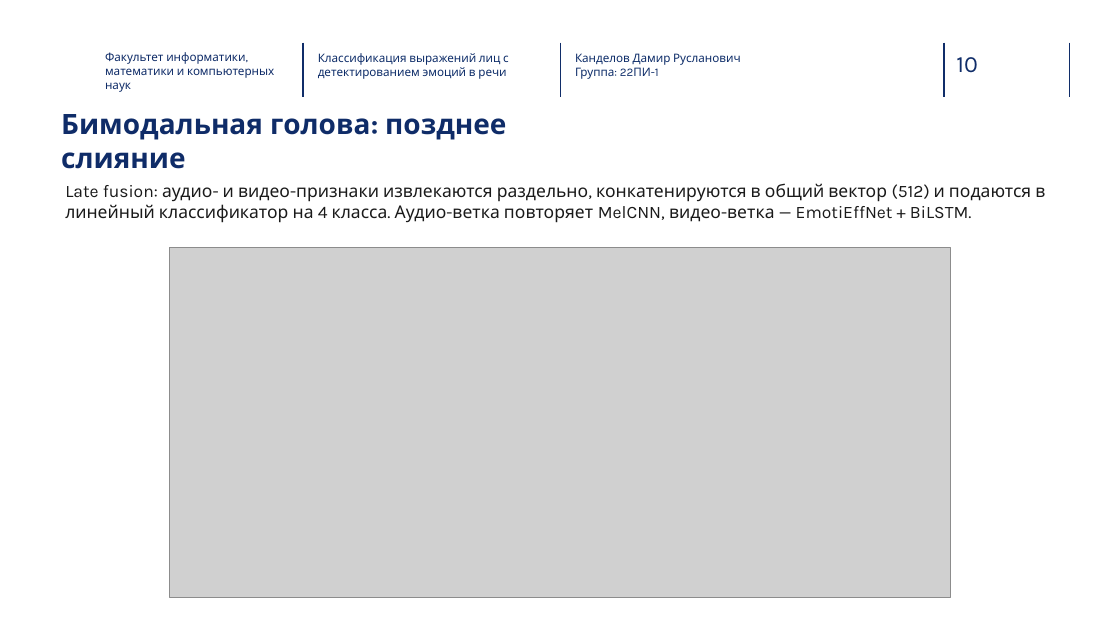
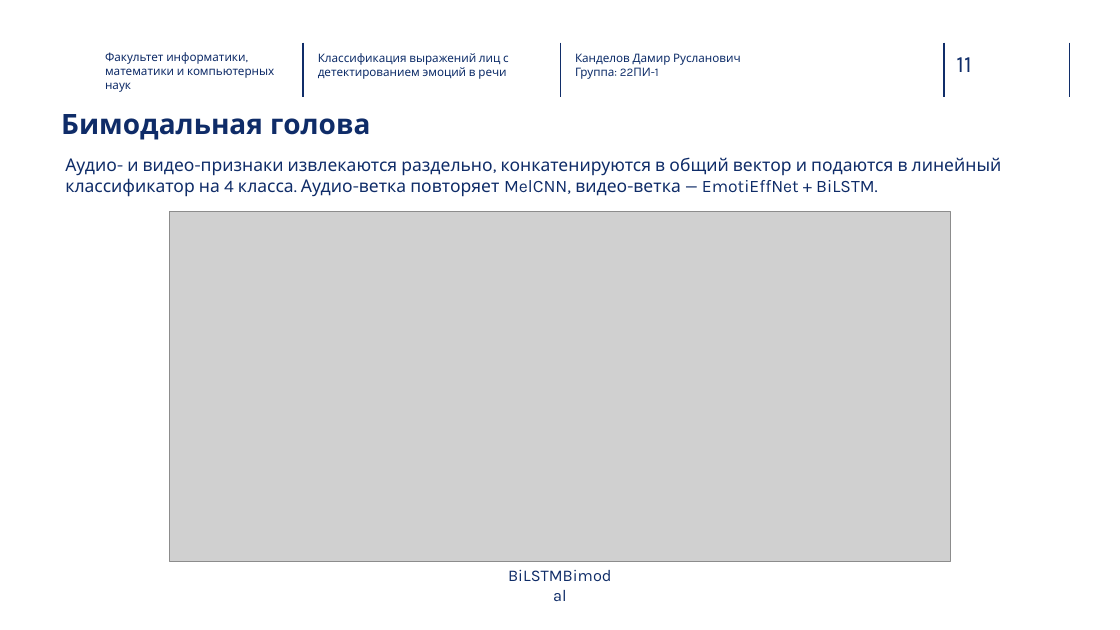
Before and after one commit to Kaparya/Classification-of-Facial-Expressions, a slide deck: slide 11 of Diploma_presentation.pptx (slide 10 before the commit). Drawn at 1120x630 pixels with LibreOffice and Linux fonts; fonts in the diff are those of the drawing; grey boxes stand for pictures; background and template pictures are left out. Boxes give left, top, right and bottom in pixels: in the first picture for what was removed or moved away, otherwise in the second. Text is boxed around its words. In the diff, an @@ line names an element or a change of style, - is before the commit and + after.

```diff
--- a/Diploma_presentation.pptx
+++ b/Diploma_presentation.pptx
@@ page number at (956,57,971,72): text changed @@
-10
+11
@@ text at (61,114,370,140): text changed @@
-Бимодальная голова: позднее слияние
+Бимодальная голова
@@ text at (65,157,1002,197): text changed; text colour #1A1A1A to #0F2C68 @@
-Late fusion: аудио- и видео-признаки извлекаются раздельно, конкатенируются в общий вектор (512) и подаются в линейный классификатор на 4 класса. Аудио-ветка повторяет MelCNN, видео-ветка — EmotiEffNet + BiLSTM.
+Аудио- и видео-признаки извлекаются раздельно, конкатенируются в общий вектор и подаются в линейный классификатор на 4 класса. Аудио-ветка повторяет MelCNN, видео-ветка — EmotiEffNet + BiLSTM.
@@ picture: place and size @@
-picture at (170,247,950,597)
+picture at (170,212,950,562)
@@ text added at (497,561,623,590), 14 pt, text #0F2C68 @@
+BiLSTMBimodal
```
Also in this commit, not shown: 9 other slides changed, 1 slide added, 2 other files.
